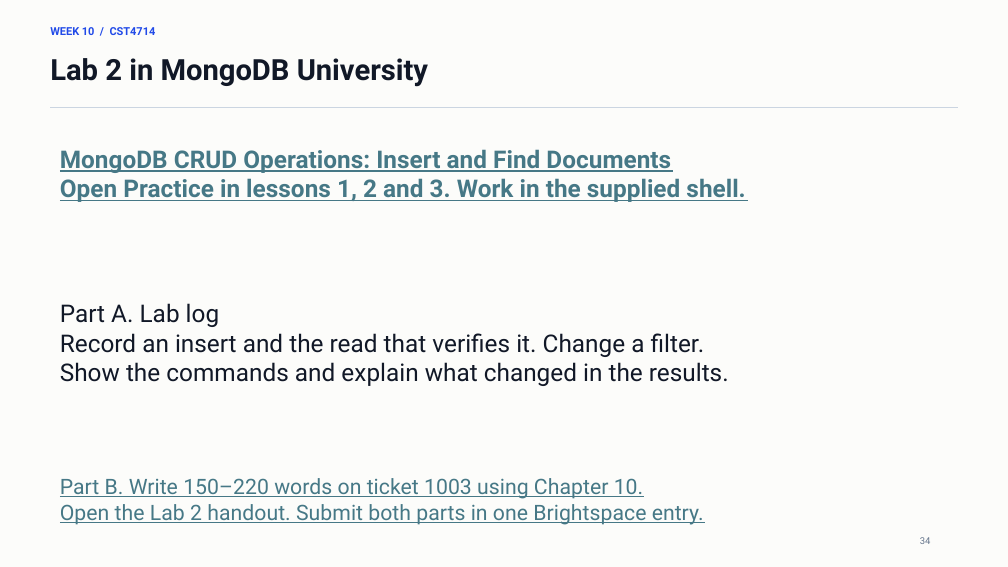
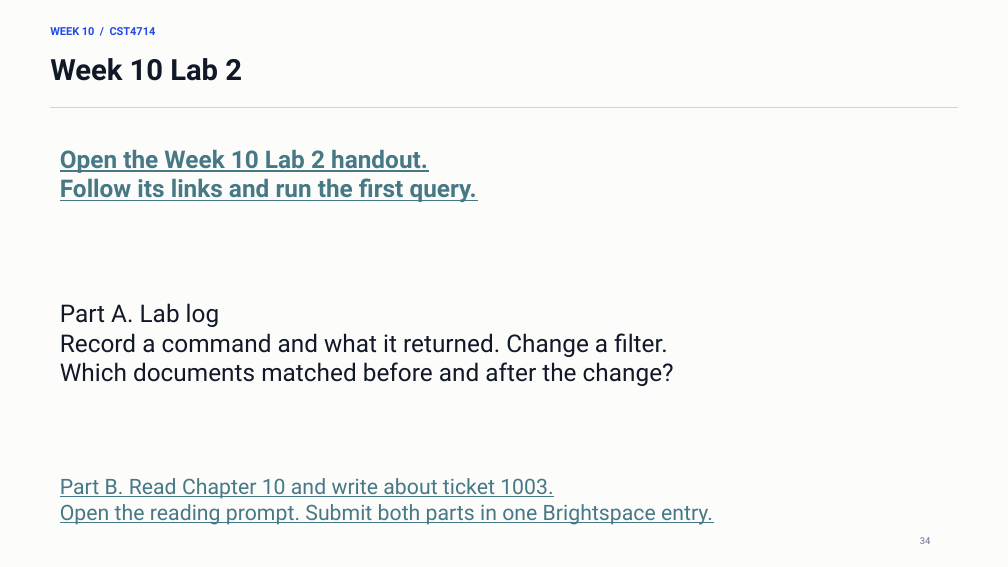
Before and after one commit to lolusername/CST4714_DB_admin, a slide deck: slide 34 of week_10/week_10_mql_document_modeling.pptx. Drawn at 1008x567 pixels with LibreOffice and Linux fonts; fonts in the diff are those of the drawing. Boxes give left, top, right and bottom in pixels: in the first picture for what was removed or moved away, otherwise in the second. Text is boxed around its words. In the diff, an @@ line names an element or a change of style, - is before the commit and + after.

Commit message:
Launch runnable MongoDB University labs for Week 10 Day 2

```diff
--- a/week_10/week_10_mql_document_modeling.pptx
+++ b/week_10/week_10_mql_document_modeling.pptx
@@ text at [50, 58, 242, 81]: text changed @@
-Lab 2 in MongoDB University
+Week 10 Lab 2
@@ text at [60, 149, 477, 202]: text changed @@
-MongoDB CRUD Operations: Insert and Find Documents
-Open Practice in lessons 1, 2 and 3. Work in the supplied shell.
+Open the Week 10 Lab 2 handout.
+Follow its links and run the first query.
@@ text at [60, 333, 674, 386]: text changed @@
-Record an insert and the read that verifies it. Change a filter.
-Show the commands and explain what changed in the results.
+Record a command and what it returned. Change a filter.
+Which documents matched before and after the change?
@@ text at [60, 478, 713, 525]: text changed @@
-Part B. Write 150–220 words on ticket 1003 using Chapter 10.
-Open the Lab 2 handout. Submit both parts in one Brightspace entry.
+Part B. Read Chapter 10 and write about ticket 1003.
+Open the reading prompt. Submit both parts in one Brightspace entry.
```
Also in this commit, not shown: 3 other slides changed, 7 other files.
